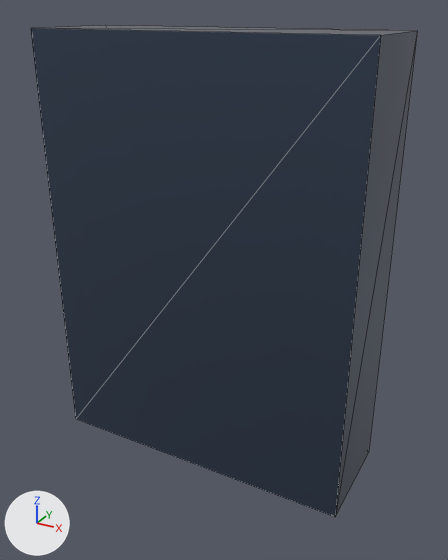
The glTF model public/assets/models/interiors/interior_shop_shelf_01.glb, before and after one commit.
One viewpoint serves both versions: a 50 mm lens placed at (1.33, -2.34, 2.08), pointed at (0.05, -0.01, 0.92). Arrows for +X, +Y and +Z are at lower left; the lights stay in place. The picture after the commit comes second. Mesh edges are drawn as thin lines. Where no turn or scale is listed for an object, it has been applied to the vertices. Vertices at exactly the same position are counted once.

Before the edit, the objects in view are built like this:
```python
mat_material_0 = principled_material('Material_0')
mat_material_0.base_color = (0.063, 0.0908, 0.141)  # dark blue #475569
mat_material_0.metallic = 0.7
mat_material_0.roughness = 0.3
me_mesh_0 = bpy.data.meshes.new('Mesh_0')
me_mesh_0.from_pydata(...)  # a box spanning x -0.75..0.75, y -0.25..0.25, z -1.0..1.0
me_mesh_0.materials.append(mat_material_0)  # dark blue #475569
ob_mesh_0 = bpy.data.objects.new('Mesh_0', me_mesh_0)
ob_mesh_0.location = (0.0, 0.0, 1.0)
```
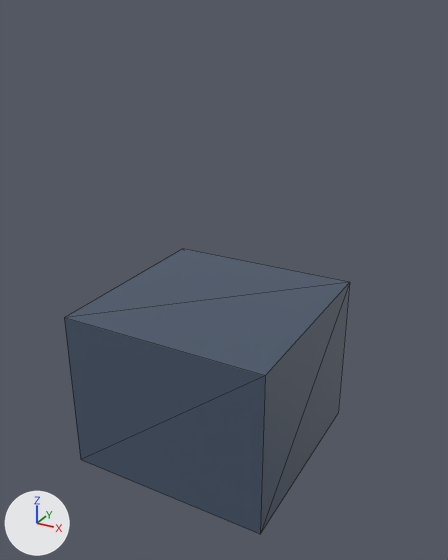
Diff of the bpy script that builds the scene:
```diff
--- a/public/assets/models/interiors/interior_shop_shelf_01.glb.py
+++ b/public/assets/models/interiors/interior_shop_shelf_01.glb.py
@@ mat_material_0 @@
 mat_material_0.base_color = (0.063, 0.0908, 0.141)  # dark blue #475569
-mat_material_0.metallic = 0.7
-mat_material_0.roughness = 0.3
@@ me_mesh_0 @@
 # used by ob_mesh_0; location = (0.0, 0.0, 1.0)
-me_mesh_0.from_pydata(...)  # 8 vertices, 12 faces; spans x -0.75..0.75, y -0.25..0.25, z -1.0..1.0
+me_mesh_0.from_pydata(...)  # 8 vertices, 12 faces; spans x -0.5..0.5, y -0.5..0.5, z -0.4..0.4
+# me_mesh_0 part 1: the whole mesh is scaled about its middle by (0.667, 2, 0.4)
 me_mesh_0.materials.append(mat_material_0)
@@ ob_mesh_0 @@
 ob_mesh_0 = bpy.data.objects.new('Mesh_0', me_mesh_0)
-ob_mesh_0.location = (0.0, 0.0, 1.0)
+ob_mesh_0.location = (0.0, 0.0, 0.4)
```

What differs and where, as boxes [x1, y1, x2, y2] in the pictures (448 x 560 px):
'Mesh_0', surface changed, rescaled (26% narrower, 42% shorter): before [31, 25, 417, 517]; after [64, 249, 350, 534]
